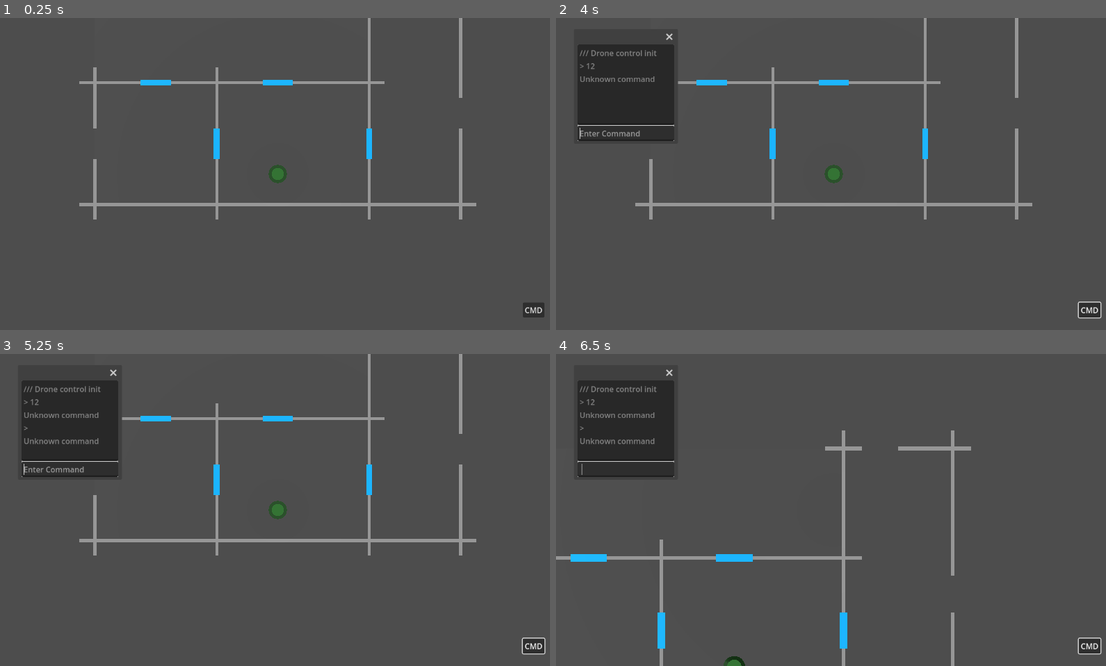
Above: before the commit, frames 1-4 (two rows, left to right).
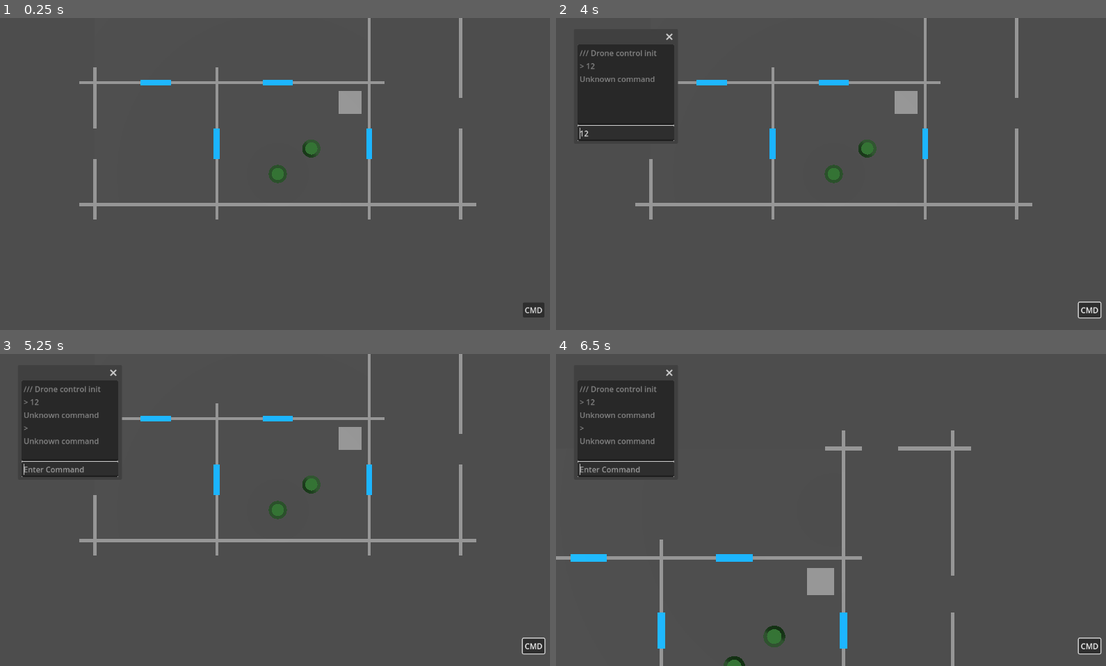
Above: after the commit, the same moments.

Repository: Adam-Gallina/ldj59
Game: Godot game, scene res://map.tscn
The game is run twice, just before and just after one commit, with the same random seed, the same clock (stepped at 60 frames per second) and the same inputs.
Inputs (mouse positions are in pixels of both pictures, inside the frame that each line leads up to):
- Up to frame 1 (0.25 s): no input
- Up to frame 2 (4 s): click "CMD" at 0.5 s; click (627, 133) at 1.27 s; type "12" at 1.35 s; click "CMD" at 2 s; click "CMD" at 2.75 s; tap Enter at 3.5 s; move the mouse to (957, 158) at 3.52 s; tap Down (next_command, bound only after the commit) at 3.6 s; tap Up (previous_command, bound only after the commit) at 3.8 s
- Up to frame 3 (5.25 s): tap Space at 4.25 s; move the mouse to (165, 525) at 4.27 s; tap Up (previous_command, bound only after the commit) at 4.35 s; tap Down (next_command, bound only after the commit) at 4.55 s; tap Enter at 5 s; move the mouse to (335, 441) at 5.02 s; hold Right mouse button (pan) from 5.03 s (still down)
- Up to frame 4 (6.5 s): tap Up (previous_command, bound only after the commit) at 5.3 s; tap Space at 5.75 s; move the mouse to (803, 572) at 5.77 s; release Right mouse button (pan) at 5.78 s; tap Mouse wheel up (zoom_in) at 5.85 s; tap Down (next_command, bound only after the commit) at 6.05 s

The runs differ from the first frame. In frame 1, 0.5% of the frame differs, in the area x 54-66%, y 23-45%; in frame 2, 0.6%; in frame 3, 0.5%; in frame 4, 0.8%, in the area x 4-51%, y 35-94%.

Commit message:
Added drone interactions

Diff:
--- a/Popups/command_window.gd
+++ b/Popups/command_window.gd
@@ -11,7 +11,21 @@
 
 
 @onready var _history : TextEdit = $CanvasLayer/Output
+var _command_history : Array[String] = []
+var _curr_command = -1
 @onready var _input : LineEdit = $CanvasLayer/LineEdit
+
+
+func _process(_delta: float) -> void:
+	if _command_history.size() > 0:
+		if Input.is_action_just_pressed('previous_command'):
+			_curr_command -= 1
+			if _curr_command <= 0: _curr_command = 0
+			fill_from_history(_curr_command)
+		if Input.is_action_just_pressed('next_command'):
+			_curr_command += 1
+			if _curr_command >= _command_history.size(): _curr_command = _command_history.size()
+			fill_from_history(_curr_command)
 
 
 func is_open() -> bool: return visible
@@ -26,6 +40,17 @@
 
 func log_message(msg:String):
 	_history.text += '\n' + msg
+	_history.get_v_scroll_bar().value = _history.get_v_scroll_bar().max_value
+
+func fill_from_history(i):
+	if i < 0: i = 0
+
+	if i >= _command_history.size():
+		_input.text = ''
+	else:
+		_input.text = _command_history[i]
+
+
 
 
 #func process_command(_cmd:String, _args:Array[String]) -> CommandOutput:
@@ -38,6 +63,8 @@
 
 	_input.text = ''
 	log_message('> ' + new_text)
+	_command_history.append(new_text)
+	_curr_command = _command_history.size()
 
 	var processed = false
 
--- /dev/null
+++ b/basic_waypoint.tscn
@@ -0,0 +1,22 @@
+[gd_scene load_steps=4 format=3 uid="uid://cau85qtm6u2b6"]
+
+[ext_resource type="Script" uid="uid://baxns3ufrxs2h" path="res://interaction.gd" id="1_qja4l"]
+
+[sub_resource type="BoxShape3D" id="BoxShape3D_h3yq5"]
+size = Vector3(0.75, 0.5, 0.75)
+
+[sub_resource type="BoxMesh" id="BoxMesh_h3yq5"]
+size = Vector3(0.75, 0.5, 0.75)
+
+[node name="Waypoint" type="StaticBody3D"]
+collision_layer = 9
+collision_mask = 0
+script = ExtResource("1_qja4l")
+
+[node name="CollisionShape3D" type="CollisionShape3D" parent="."]
+transform = Transform3D(1, 0, 0, 0, 1, 0, 0, 0, 1, 0, 0.25, 0)
+shape = SubResource("BoxShape3D_h3yq5")
+
+[node name="Model" type="MeshInstance3D" parent="CollisionShape3D"]
+mesh = SubResource("BoxMesh_h3yq5")
+skeleton = NodePath("../../../..")
--- a/drone.gd
+++ b/drone.gd
@@ -1,8 +1,13 @@
 extends CharacterBody3D
+class_name DroneBase
+
+signal move_complete()
 
 @export var DroneID : String
 
 @onready var _nav_agent : NavigationAgent3D = $NavigationAgent3D
+
+var _curr_interaction : InteractiveBase
 
 func _ready():
 	_nav_agent.velocity_computed.connect(_on_velocity_calculated)
@@ -23,18 +28,62 @@
 
 func _on_navigation_finished():
 	_nav_agent.avoidance_priority = .75
+	move_complete.emit()
 
 
-func move(pos:Vector3):
+func move(pos:Vector3) -> bool:
+	if _curr_interaction != null:
+		if _curr_interaction.interaction_end(self):
+			print(DroneID + ': Ending interface')
+			_curr_interaction = null
+		else:
+			print(DroneID + ': Could not end interface with ' + _curr_interaction.Descriptor)
+			return false
+
 	_nav_agent.avoidance_priority = .5
 	_nav_agent.set_target_position(pos)
+	return true
+
+func do_interaction(interaction:InteractiveBase) -> bool:
+	if _curr_interaction != null:
+		if _curr_interaction.interaction_end(self):
+			print(DroneID + ': Ending interface')
+			_curr_interaction = null
+		else:
+			print(DroneID + ': Could not end interface with ' + _curr_interaction.Descriptor)
+			return false
+
+	if interaction.interaction_start(self):
+		_curr_interaction = interaction
+		return true
+
+	return false
+
+
+func get_curr_room() -> Node3D:
+	var regions = NavigationServer3D.map_get_regions(_nav_agent.get_navigation_map())
+	for r in regions:
+		if NavigationServer3D.region_owns_point(r, global_position):
+			var oid = NavigationServer3D.region_get_owner_id(r)
+			var node = instance_from_id(oid)
+			return node
+
+	printerr(self, ' could not identify current room')
+	return null
+
+func get_room_interactions() -> InteractiveBase:
+	var room = get_curr_room()
+	for n in room.get_children():
+		if n is InteractiveBase:
+			return n
+
+	return null
 
 
 func process_command(cmd:String, args:Array[String]):
-	if cmd == 'move':
-		if args[0] != DroneID:
-			return null
+	if cmd != DroneID: return null
 
+	if args[0] == 'move':
 		if args[1][0] == Constants.DRONE_ID_PREFIX:
 			printerr('Do this already')
 		elif args[1][0] == Constants.ROOM_ID_PREFIX:
@@ -49,3 +98,14 @@
 				return CommandWindow.CommandOutput.new(true, [])
 			else:
 				return CommandWindow.CommandOutput.new(false, ['Unrecognized id ' + args[1]])
+	elif args[0] == 'interface':
+		var i = get_room_interactions()
+		if i == null:
+			return CommandWindow.CommandOutput.new(false, [DroneID + ': Nothing to interface with'])
+
+		move(i.global_position)
+		await move_complete
+		if do_interaction(i):
+			return CommandWindow.CommandOutput.new(true, [DroneID + ': Started interface with ' + i.Descriptor])
+		else:
+			return CommandWindow.CommandOutput.new(false, [DroneID + ': Failed to interface with ' + i.Descriptor])
--- a/drone.tscn
+++ b/drone.tscn
@@ -18,12 +18,13 @@
 script = ExtResource("1_uvgqj")
 
 [node name="NavigationAgent3D" type="NavigationAgent3D" parent="."]
+target_desired_distance = 0.25
 path_height_offset = 0.5
 path_max_distance = 1000.01
 navigation_layers = 3
 avoidance_enabled = true
 radius = 0.3
-max_speed = 5.0
+max_speed = 3.0
 avoidance_priority = 0.75
 debug_enabled = true
 debug_path_custom_color = Color(1, 0, 0, 1)
--- /dev/null
+++ b/interaction.gd
@@ -0,0 +1,12 @@
+extends Node3D
+class_name InteractiveBase
+
+@export var Descriptor = "Unnamed Object"
+
+func interaction_start(drone:DroneBase) -> bool:
+    print(drone, ' started')
+    return true
+
+func interaction_end(drone:DroneBase) -> bool:
+    print(drone, ' ended')
+    return true
--- a/map.tscn
+++ b/map.tscn
@@ -8,10 +8,11 @@
 [ext_resource type="Script" uid="uid://dgfh011c42udq" path="res://room.gd" id="6_iw27f"]
 [ext_resource type="PackedScene" uid="uid://b3133broymnip" path="res://basic_floor.tscn" id="7_05x41"]
 [ext_resource type="PackedScene" uid="uid://duwf6pfc8wr5i" path="res://drone.tscn" id="7_71pa8"]
+[ext_resource type="PackedScene" uid="uid://cau85qtm6u2b6" path="res://basic_waypoint.tscn" id="9_gqbix"]
 
 [sub_resource type="NavigationMesh" id="NavigationMesh_05x41"]
-vertices = PackedVector3Array(-1.75, 0.5, -2.75, -1.75, 0.5, 0.75, 2.75, 0.5, 0.75, 2.75, 0.5, -2.75)
-polygons = [PackedInt32Array(3, 2, 0), PackedInt32Array(0, 2, 1)]
+vertices = PackedVector3Array(2.75, 0.5, 0.75, 2.75, 0.5, -1.5, 1.5, 0.5, -1.75, 1.5, 0.5, -2.75, -1.75, 0.5, -2.75, -1.75, 0.5, 0.75, 2, 1, -2.5, 2, 1, -2, 2.5, 1, -2, 2.5, 1, -2.5)
+polygons = [PackedInt32Array(2, 1, 0), PackedInt32Array(4, 3, 2), PackedInt32Array(4, 2, 5), PackedInt32Array(5, 2, 0), PackedInt32Array(9, 8, 6), PackedInt32Array(6, 8, 7)]
 agent_height = 1.0
 agent_radius = 0.25
 agent_max_climb = 0.0
@@ -237,6 +238,9 @@
 [node name="Floor" parent="Room1" instance=ExtResource("7_05x41")]
 transform = Transform3D(1, 0, 0, 0, 1, 0, 0, 0, 1, 0.5, 0, -1)
 
+[node name="Waypoint" parent="Room1" instance=ExtResource("9_gqbix")]
+transform = Transform3D(1, 0, 0, 0, 1, 0, 0, 0, 1, 2.37121, 0, -2.35068)
+
 [node name="Room2" type="NavigationRegion3D" parent="."]
 navigation_mesh = SubResource("NavigationMesh_gqbix")
 navigation_layers = 3
@@ -268,4 +272,8 @@
 [node name="Drone" parent="." instance=ExtResource("7_71pa8")]
 DroneID = "b1"
 
+[node name="Drone2" parent="." instance=ExtResource("7_71pa8")]
+transform = Transform3D(1, 0, 0, 0, 1, 0, 0, 0, 1, 1.10041, 4.76837e-07, -0.836415)
+DroneID = "b2"
+
 [connection signal="pressed" from="CanvasLayer/CommandButton" to="." method="_on_cmd_pressed"]
--- a/project.godot
+++ b/project.godot
@@ -43,6 +43,16 @@
 "events": [Object(InputEventMouseButton,"resource_local_to_scene":false,"resource_name":"","device":-1,"window_id":0,"a …(258 unchanged characters)…
 ]
 }
+previous_command={
+"deadzone": 0.2,
+"events": [Object(InputEventKey,"resource_local_to_scene":false,"resource_name":"","device":-1,"window_id":0,"alt_pressed":false,"shift_pressed":false,"ctrl_pressed":false,"meta_pressed":false,"pressed":false,"keycode":0,"physical_keycode":4194320,"key_label":0,"unicode":0,"location":0,"echo":false,"script":null)
+]
+}
+next_command={
+"deadzone": 0.2,
+"events": [Object(InputEventKey,"resource_local_to_scene":false,"resource_name":"","device":-1,"window_id":0,"alt_pressed":false,"shift_pressed":false,"ctrl_pressed":false,"meta_pressed":false,"pressed":false,"keycode":0,"physical_keycode":4194322,"key_label":0,"unicode":0,"location":0,"echo":false,"script":null)
+]
+}
 
 [layer_names]
 
@@ -51,6 +61,7 @@
 3d_physics/layer_2="Walls"
 3d_navigation/layer_2="Door Open"
 3d_physics/layer_3="Doors"
+3d_physics/layer_4="Interactive"
 
 [rendering]
 
Not shown, added: interaction.gd.uid
Not shown: 1 places in map.tscn that only renumber resources
